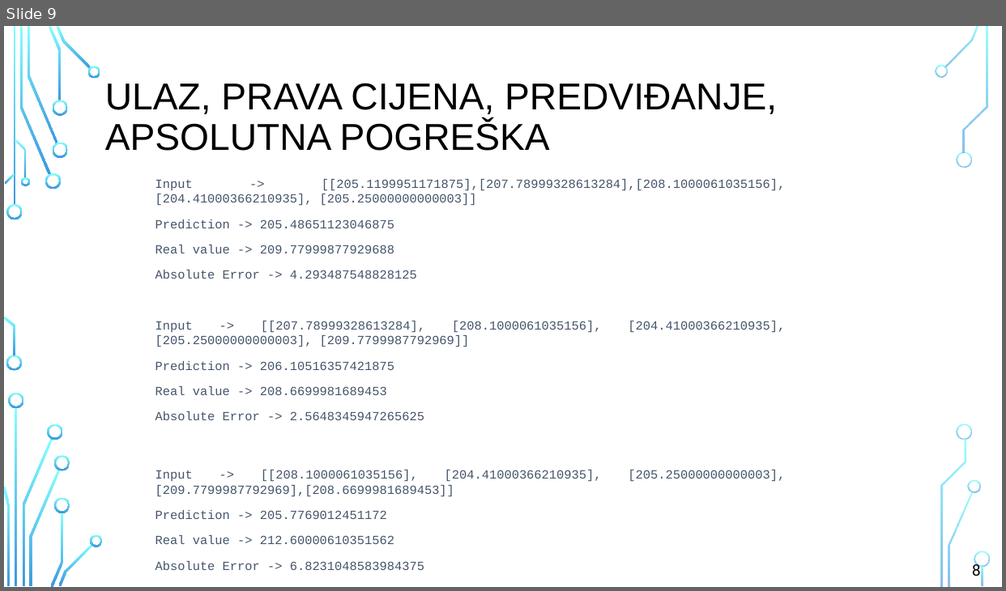
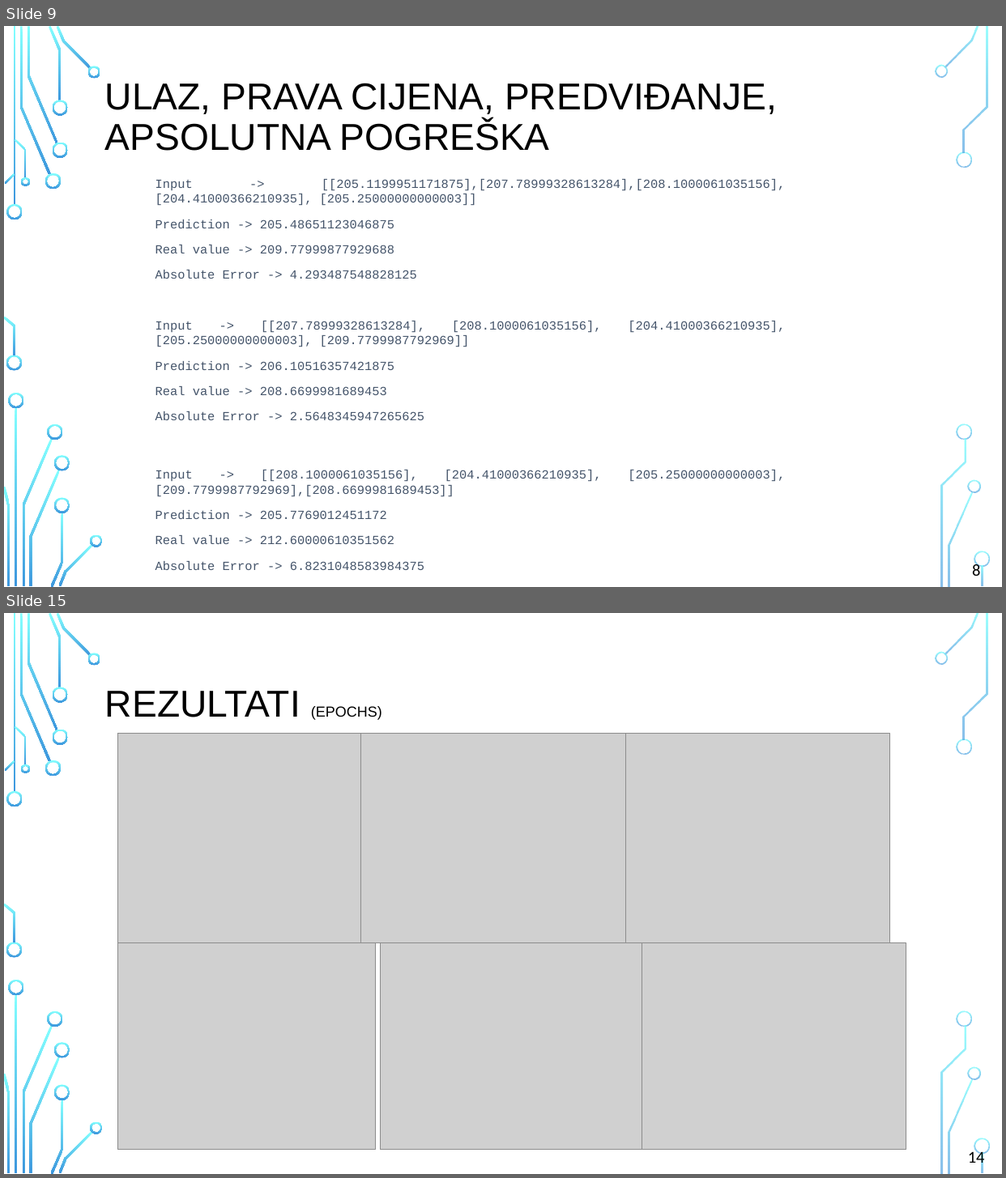
Before and after one commit to Darex20/final-thesis, a slide deck: prezentacija/PredvidanjeTrzistaDionica.pptx. Shown one above the other, each under a label of ours: slide 9 before the commit, slides 9 and 15 after it; the slides between them are not shown. The pictures are 1006x591 and 1006x1178 pixels, drawn with LibreOffice and Linux fonts; fonts in the diff are those of the drawing; grey boxes stand for pictures; background and template pictures are left out. Boxes give left, top, right and bottom in pixels: in the first picture for what was removed or moved away, otherwise in the second. Text is boxed around its words. In the diff, an @@ line names an element or a change of style, - is before the commit and + after.

```diff
--- a/prezentacija/PredvidanjeTrzistaDionica.pptx
+++ b/prezentacija/PredvidanjeTrzistaDionica.pptx
@@ slide 15 added at (4,613,1002,1174), background picture (left out); not listed: 36 template elements that a slide beside it also shows @@
@@ title added at (105,691,382,720), 36 pt, text #000000 @@
+REZULTATI (EPOCHS)
@@ picture added at (118,733,361,943) @@
@@ picture added at (360,733,625,943) @@
@@ picture added at (625,733,889,943) @@
@@ picture added at (118,943,376,1150) @@
@@ picture added at (381,943,641,1150) @@
@@ picture added at (641,943,906,1150) @@
@@ text added at (968,1149,985,1168), 16 pt, text #000000 @@
+14
```
Also in this commit, not shown: 2 slides changed, 7 other slides added, 2 other files.
